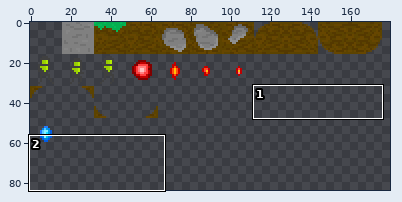
Edited in one commit: sprite sheet (src/res/atlas.png). The first picture is a wide view before the edit; the outline marks the close-up.
Close-up. Earlier state:
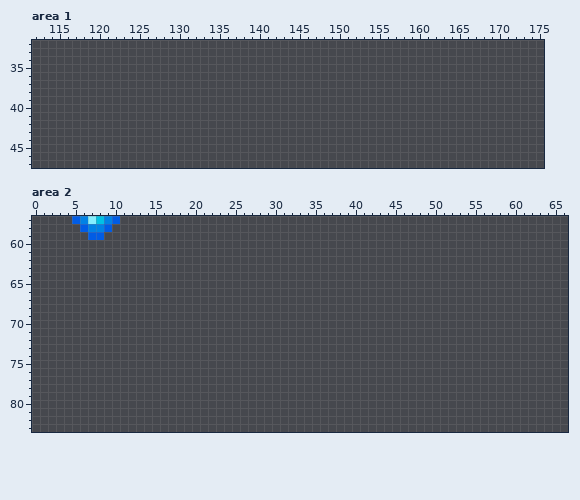
The file is 512x512 pixels. Pixels under 10% opacity are left out. Colours within 5 levels of each other are drawn and written as one. Shown: area 1: x 112..175, y 32..47; area 2: x 0..66, y 57..83. The wide view leaves out empty margins.
Now the later version:
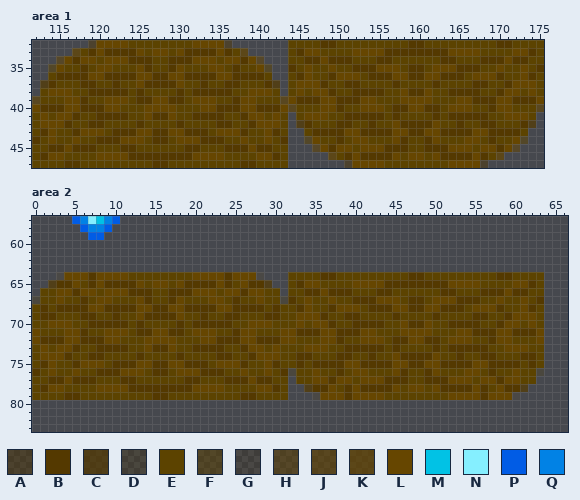
Palette (. is transparent): A #54390068  B #543900  C #563b00b2  D #5c430033  E #5c4300  F #6045007c  G #6646001e  H #6646007c  J #66460095  K #664600b2  L #664600  M #01c2e5  N #85efff  P #015ce5  Q #0182e5
From old to new:
Area 1:
y 32: x 119..136 .................. -> ALLLLEEEEEEEELLLLA; x 144..175 ................................ -> EEEEBBEEEEEEEEEBBEEEEEEEEEBBEEEE
y 33: x 117..138 ...................... -> KEBLBBBBLELLELBBBBLBEK; x 144..175 ................................ -> EBLLEEEELLLLBBBBBBBBLLLLEEEELLBE
y 34: x 115..140 .......................... -> HLBLLELLLBBBEEBBBLLLELLBLH; x 144..175 ................................ -> EEBBLBBBEEEBBEEEEEEBBEEEBBBLBBEE
y 35: x 114..141 ............................ -> FLEEBELLEEELBEEBLEEELLEBEELF; x 144..175 ................................ -> BELEELEEBBBLLLEBBELLLBBBEELEELEB
y 36: x 114..141 ............................ -> EBBBBLLBBBBLLBBLLBBBBLLBBBBE; x 144..175 ................................ -> EBLEEBLLLEBBBLLBBLLBBBELLLBEELBE
y 37: x 113..142 .............................. -> CBEEEBBEEBEELBBBBLEEBEEBBEEEBC; x 144..175 ................................ -> ELLLBEEBBEEEEBEEEEBEEEEBBEEBLLLE
y 38: x 113..142 .............................. -> ELLLEEBBBBBEBEEEEBEBBBBBEELLLE; x 144..175 ................................ -> ELELLBEEBBBBEELBBLEEBBBBEEBLLELE
y 39: x 112..175 ................................................................ -> JEEELLBEELLLEBBLLBBELLLEEBLLEEEJLBBBLLBBBLLEEELLLLEEELLBBBLLBBBL
y 40: x 112..175 ................................................................ -> LBBBLLBBBLLEEELLLLEEELLBBBLLBBBLJEEELLBEELLLEBBLLBBELLLEEBLLEEEJ
y 41: x 112..143 ................................ -> ELELLBEEBBBBEELBBLEEBBBBEEBLLELE; x 145..174 .............................. -> ELLLEEBBBBBEBEEEEBEBBBBBEELLLE
y 42: x 112..143 ................................ -> ELLLBEEBBEEEEBEEEEBEEEEBBEEBLLLE; x 145..174 .............................. -> CBEEEBBEEBEELBBBBLEEBEEBBEEEBC
y 43: x 112..143 ................................ -> EBLEEBLLLEBBBLLBBLLBBBELLLBEELBE; x 146..173 ............................ -> EBBBBLLBBBBLLBBLLBBBBLLBBBBE
y 44: x 112..143 ................................ -> BELEELEEBBBLLLEBBELLLBBBEELEELEB; x 146..173 ............................ -> FLEEBELLEEELBEEBLEEELLEBEELF
y 45: x 112..143 ................................ -> EEBBLBBBEEEBBEEEEEEBBEEEBBBLBBEE; x 147..172 .......................... -> HLBLLELLLBBBEEBBBLLLELLBLH
y 46: x 112..143 ................................ -> EBLLEEEELLLLBBBBBBBBLLLLEEEELLBE; x 149..170 ...................... -> KEBLBBBBLELLELBBBBLBEK
y 47: x 112..143 ................................ -> EEEEBBEEEEEEEEEBBEEEEEEEEEBBEEEE; x 151..168 .................. -> ALLLLEEEEEEEELLLLA
Area 2:
y 64: x 3..28 .......................... -> GLLLBLLLLEEEEEEEELLLLBLLLG; x 32..63 ................................ -> EEEEBBEEEEEEEEEBBEEEEEEEEEBBEEEE
y 65: x 2..29 ............................ -> CBBLEBLBBBBLELLELBBBBLBELBBC; x 32..63 ................................ -> EBLLEEEELLLLBBBBBBBBLLLLEEEELLBE
y 66: x 1..30 .............................. -> EELLBLLELLLBBBEEBBBLLLELLBLLEE; x 32..63 ................................ -> EEBBLBBBEEEBBEEEEEEBBEEEBBBLBBEE
y 67: x 0..63 ................................................................ -> DEELEEBELLEEELBEEBLEEELLEBEELEEDBELEELEEBBBLLLEBBELLLBBBEELEELEB
y 68: x 0..63 ................................................................ -> EBEBBBBLLBBBBLLBBLLBBBBLLBBBBEBEEBLEEBLLLEBBBLLBBLLBBBELLLBEELBE
y 69: x 0..63 ................................................................ -> EBBEEEBBEEBEELBBBBLEEBEEBBEEEBBEELLLBEEBBEEEEBEEEEBEEEEBBEEBLLLE
y 70: x 0..63 ................................................................ -> EELLLEEBBBBBEBEEEEBEBBBBBEELLLEEELELLBEEBBBBEELBBLEEBBBBEEBLLELE
y 71: x 0..63 ................................................................ -> LEEELLBEELLLEBBLLBBELLLEEBLLEEELLBBBLLBBBLLEEELLLLEEELLBBBLLBBBL
y 72: x 0..63 ................................................................ -> LBBBLLBBBLLEEELLLLEEELLBBBLLBBBLLEEELLBEELLLEBBLLBBELLLEEBLLEEEL
y 73: x 0..63 ................................................................ -> ELELLBEEBBBBEELBBLEEBBBBEEBLLELEEELLLEEBBBBBEBEEEEBEBBBBBEELLLEE
y 74: x 0..63 ................................................................ -> ELLLBEEBBEEEEBEEEEBEEEEBBEEBLLLEEBBEEEBBEEBEELBBBBLEEBEEBBEEEBBE
y 75: x 0..63 ................................................................ -> EBLEEBLLLEBBBLLBBLLBBBELLLBEELBEEBEBBBBLLBBBBLLBBLLBBBBLLBBBBEBE
y 76: x 0..63 ................................................................ -> BELEELEEBBBLLLEBBELLLBBBEELEELEBDEELEEBELLEEELBEEBLEEELLEBEELEED
y 77: x 0..31 ................................ -> EEBBLBBBEEEBBEEEEEEBBEEEBBBLBBEE; x 33..62 .............................. -> EELLBLLELLLBBBEEBBBLLLELLBLLEE
y 78: x 0..31 ................................ -> EBLLEEEELLLLBBBBBBBBLLLLEEEELLBE; x 34..61 ............................ -> CBBLEBLBBBBLELLELBBBBLBELBBC
y 79: x 0..31 ................................ -> EEEEBBEEEEEEEEEBBEEEEEEEEEBBEEEE; x 35..60 .......................... -> GLLLBLLLLEEEEEEEELLLLBLLLG
